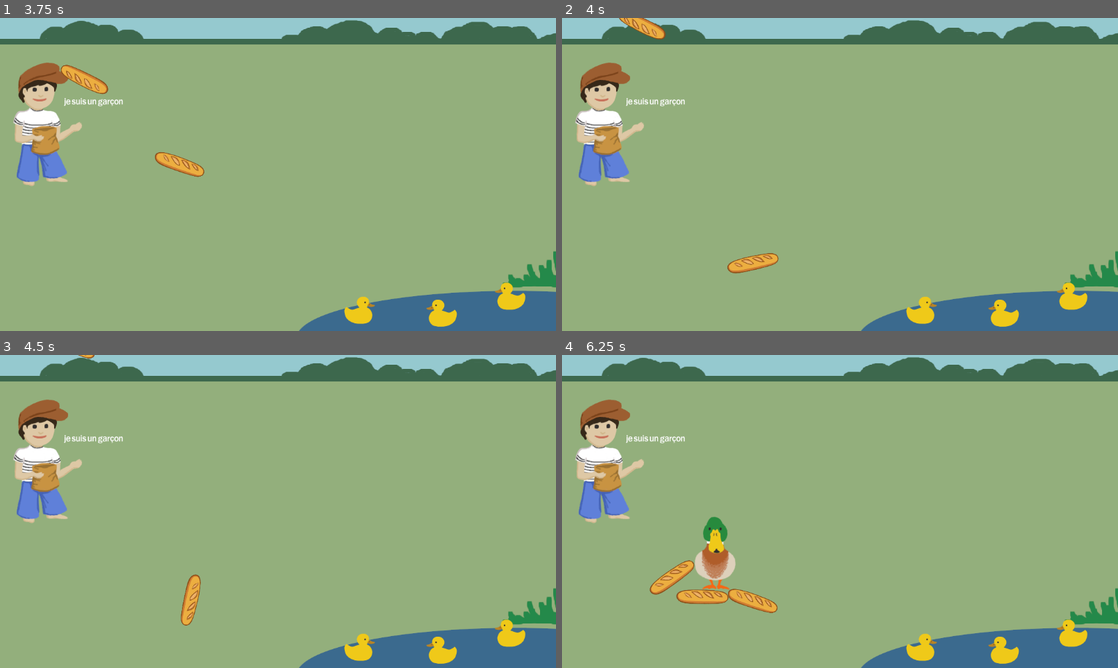
Above: before the commit, frames 1-4 (two rows, left to right).
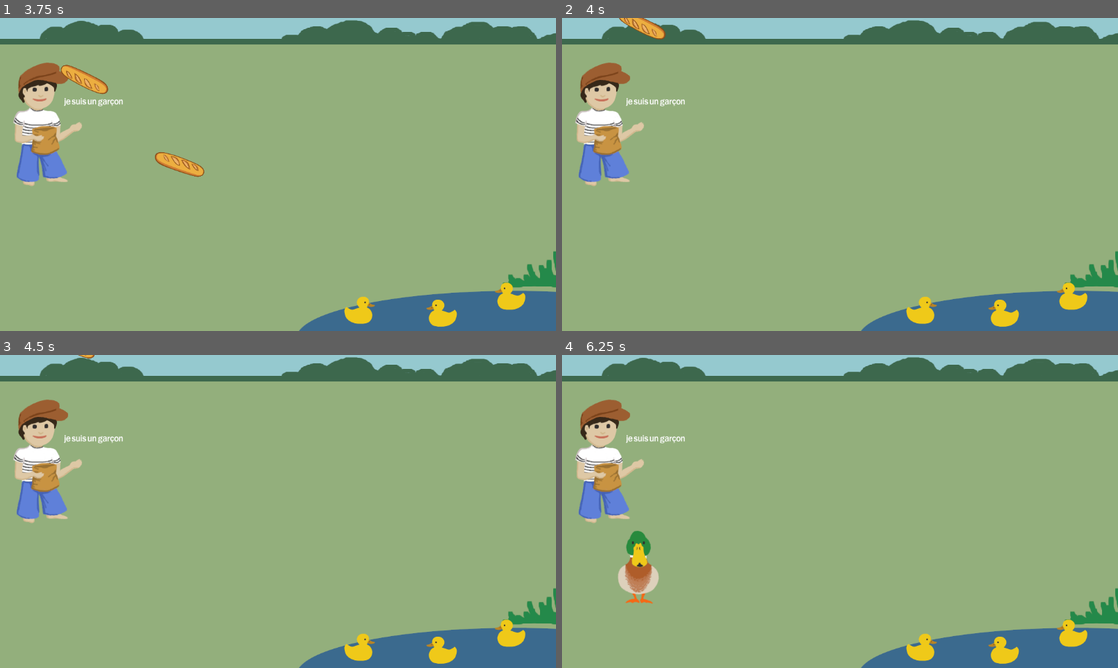
Above: after the commit, the same moments.

Repository: baguette-ballett/baguette-ballett
Game: Godot game, scene res://scenes/intro/intro.tscn
Two runs of this game, one before a commit and one after it. Both use one fixed random seed, a clock stepped at 60 frames per second and the inputs below.
Inputs:
- Up to frame 1 (3.75 s): click "Start" at 0.5 s; tap Enter (ui_accept) at 1.25, 1.52, 2.27 s; hold Right (ui_right) 1.28-2.03 s; hold Left (ui_left) 2.03-2.78 s; hold Right (ui_right) from 2.78 s (still down)
- Up to frame 2 (4 s): keep holding Right (ui_right); tap Enter (ui_accept) at 3.77 s
- Up to frame 3 (4.5 s): release Right (ui_right) at 4.28 s; hold Left (ui_left) from 4.28 s (still down)
- Up to frame 4 (6.25 s): keep holding Left (ui_left); tap Enter (ui_accept) at 4.52, 5.27 s

Frame 1 is identical in both runs. In frame 2, 0.4% of the frame differs, in the area x 29-39%, y 75-82%; in frame 3, 0.4%; in frame 4, 3.2%, in the area x 10-39%, y 51-83%.

Commit message:
Fix ground body despawning

Diff:
--- a/scenes/baguette/baguette.gd
+++ b/scenes/baguette/baguette.gd
@@ -7,9 +7,7 @@
 	self.rotation_degrees = randf_range(-180.0, 180.0)
 
 func _on_body_entered(body):
-	if body.name == self.name:
-		print(body.name)
-	if body.name == "ground":
+	if body.name == "ground body":
 		get_parent().call_deferred("remove_child", self)
 		self.queue_free()
 		return
Not shown: 1 places in scenes/level/level.tscn that only renumber resources
